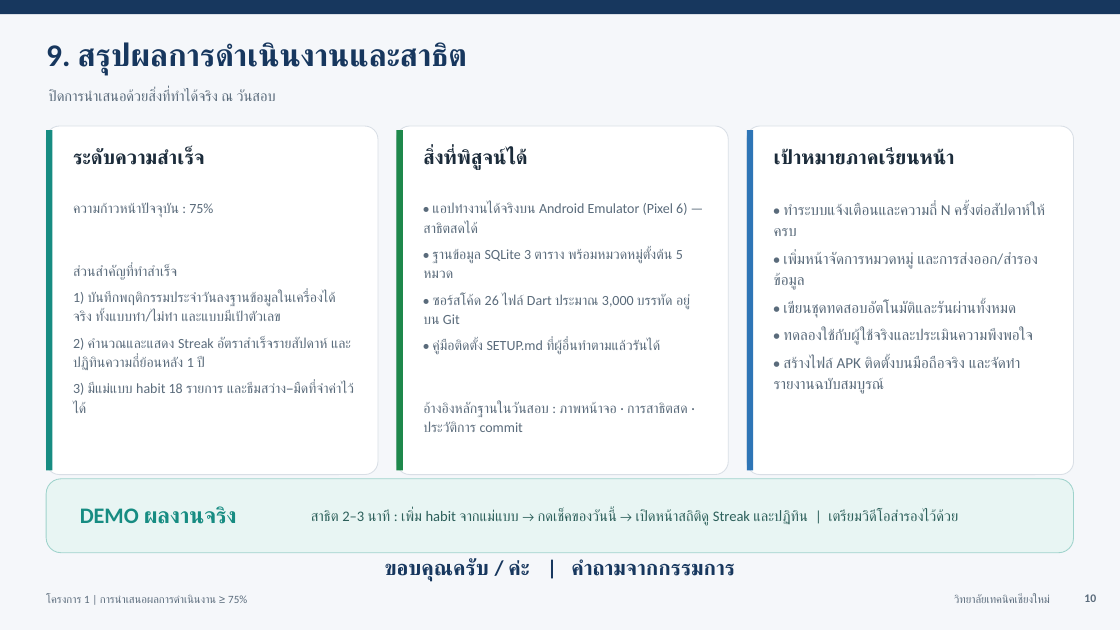
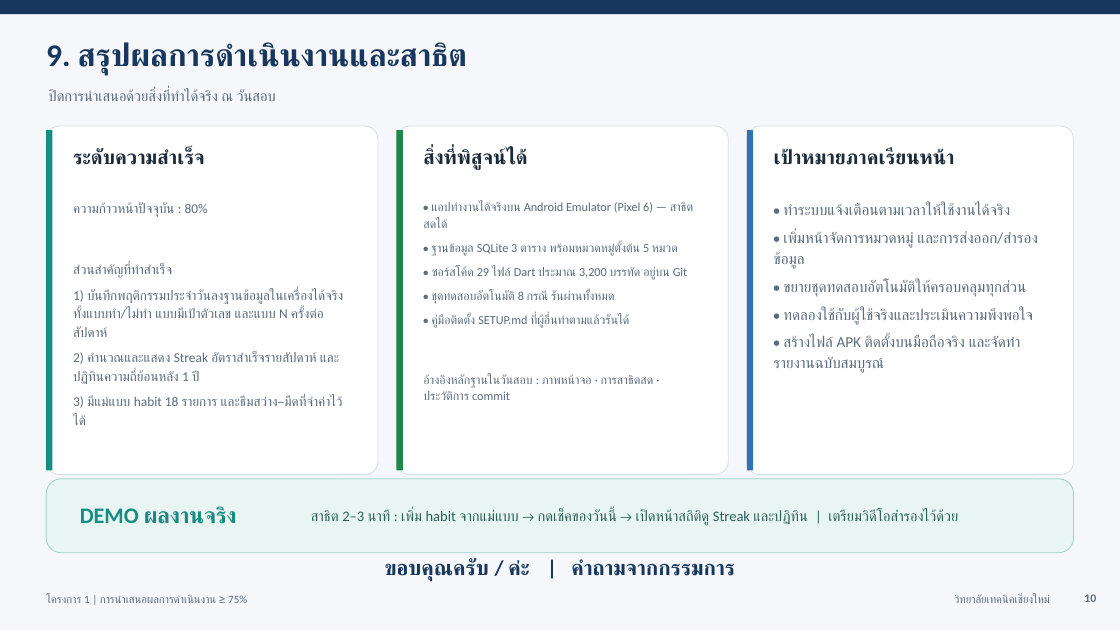
Before and after one commit to SuperMeteo/habit_tracker, a slide deck: slide 10 of docs/นำเสนอโครงการ1_HabitTracker.pptx. Drawn at 1120x630 pixels with LibreOffice and Linux fonts; fonts in the diff are those of the drawing. Boxes give left, top, right and bottom in pixels: in the first picture for what was removed or moved away, otherwise in the second. Text is boxed around its words. In the diff, an @@ line names an element or a change of style, - is before the commit and + after.

```diff
--- a/docs/นำเสนอโครงการ1_HabitTracker.pptx
+++ b/docs/นำเสนอโครงการ1_HabitTracker.pptx
@@ text at (x1=73, y1=202, x2=208, y2=217): text changed; size 12 to 11.5 pt @@
-ความก้าวหน้าปัจจุบัน : 75%
+ความก้าวหน้าปัจจุบัน : 80%
@@ text at (x1=423, y1=202, x2=693, y2=400): size 12 to 10.5 pt in "• แอปทำงานได้จริงบน Android Emulator (Pixel 6) — ...", "• ฐานข้อมูล SQLite 3 ตาราง พร้อมหมวดหมู่ตั้งต้น 5 ...", "• คู่มือติดตั้ง SETUP.md ที่ผู้อื่นทำตามแล้วรันได้", "อ้างอิงหลักฐานในวันสอบ : ภาพหน้าจอ · การสาธิตสด · ประวัติการ ..." @@
@@ text at (x1=783, y1=203, x2=1010, y2=215): text changed @@
-• ทำระบบแจ้งเตือนและความถี่ N ครั้งต่อสัปดาห์ให้ครบ
+• ทำระบบแจ้งเตือนตามเวลาให้ใช้งานได้จริง
@@ text at (x1=73, y1=264, x2=342, y2=425): size 12 to 11.5 pt in "ส่วนสำคัญที่ทำสำเร็จ", "2) คำนวณและแสดง Streak อัตราสำเร็จรายสัปดาห์ และปฏิทินความถี ...", "3) มีแม่แบบ habit 18 รายการ และธีมสว่าง–มืดที่จำค่าไว้ได้" @@
@@ text at (x1=431, y1=266, x2=688, y2=304): text changed; size 12 to 10.5 pt @@
-• ซอร์สโค้ด 26 ไฟล์ Dart ประมาณ 3,000 บรรทัด อยู่บน Git
+• ซอร์สโค้ด 29 ไฟล์ Dart ประมาณ 3,200 บรรทัด อยู่บน Git
+• ชุดทดสอบอัตโนมัติ 8 กรณี รันผ่านทั้งหมด
@@ text at (x1=73, y1=289, x2=343, y2=337): text changed; size 12 to 11.5 pt @@
-1) บันทึกพฤติกรรมประจำวันลงฐานข้อมูลในเครื่องได้จริง ทั้งแบบทำ/ไม่ทำ และแบบมีเป้าตัวเลข
+1) บันทึกพฤติกรรมประจำวันลงฐานข้อมูลในเครื่องได้จริง ทั้งแบบทำ/ไม่ทำ แบบมีเป้าตัวเลข และแบบ N ครั้งต่อสัปดาห์
@@ text at (x1=783, y1=279, x2=1026, y2=296): text changed @@
-• เขียนชุดทดสอบอัตโนมัติและรันผ่านทั้งหมด
+• ขยายชุดทดสอบอัตโนมัติให้ครอบคลุมทุกส่วน
```
Also in this commit, not shown: 3 other slides changed, 1 other file.
